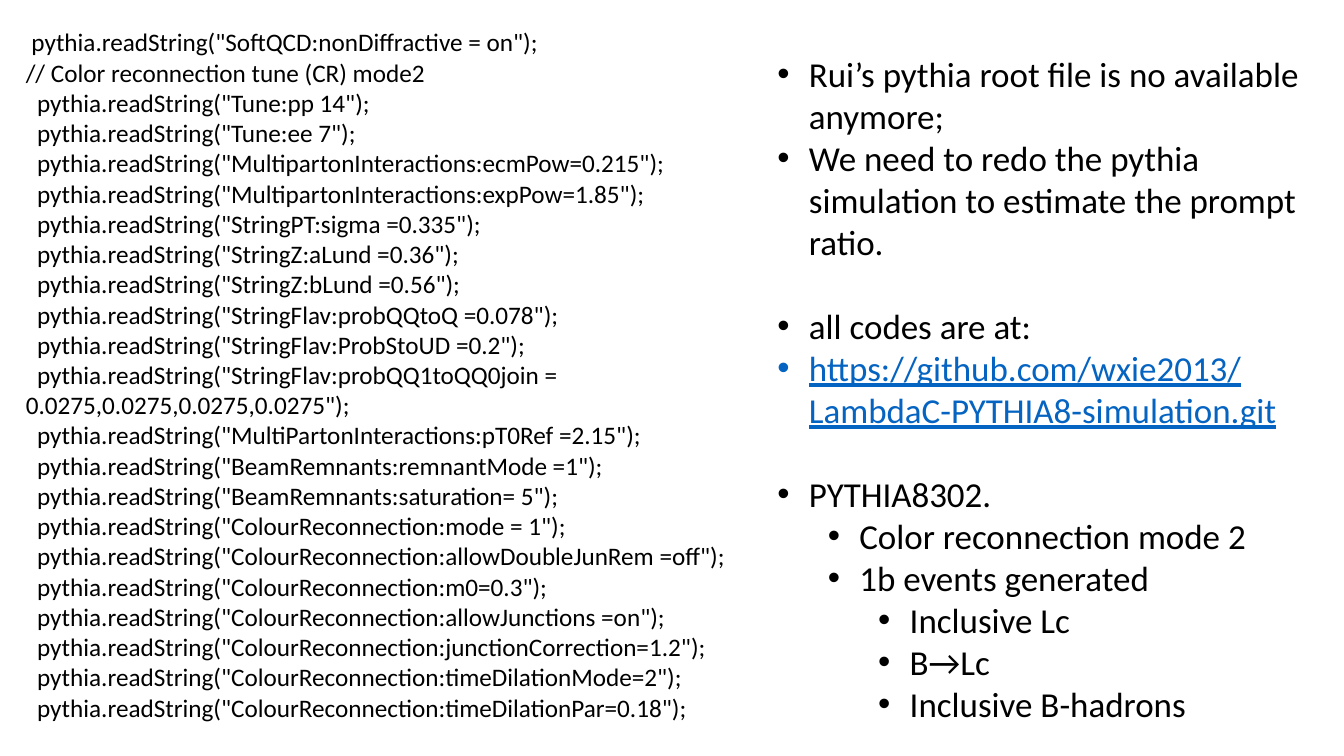
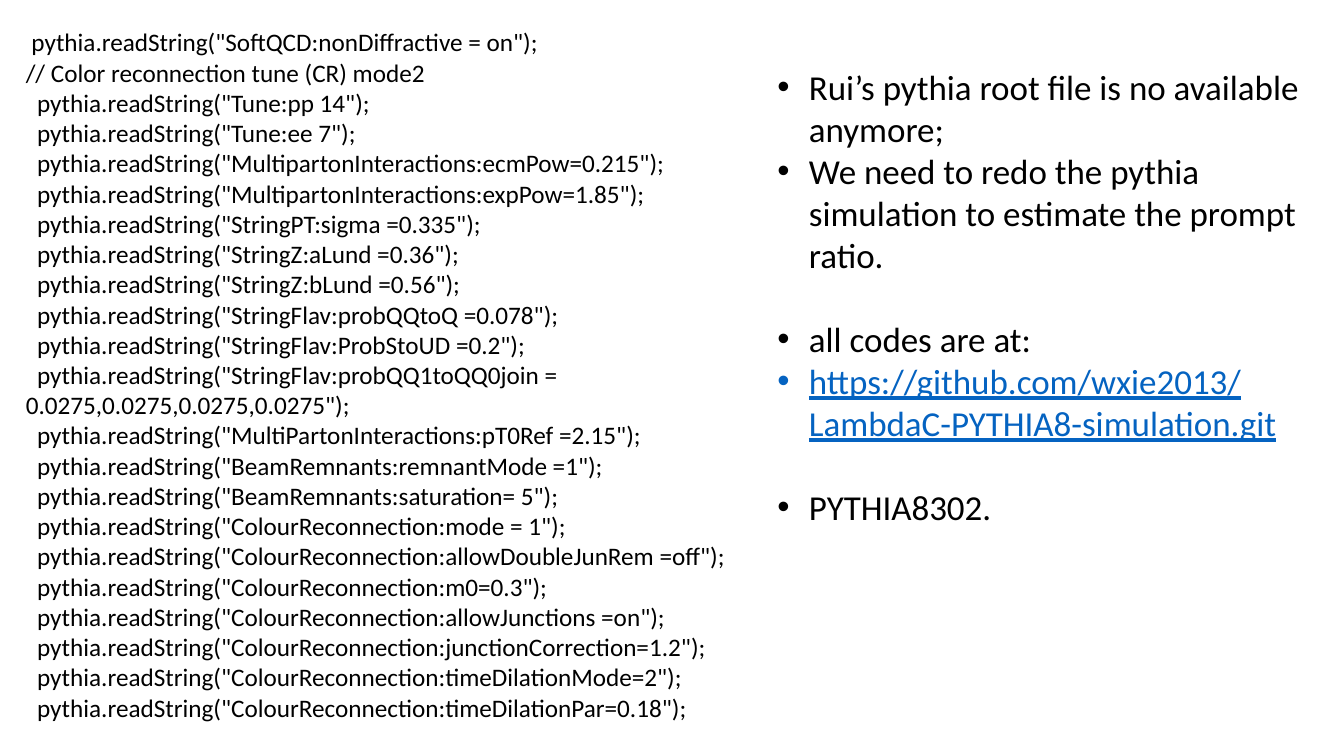
Before and after one commit to wxie2013/LambdaC-PYTHIA8-simulation, a slide deck: slide 7 of macro_ARC_meeting/Lc_prompt_ratio.pptx (slide 1 before the commit). Drawn at 1344x756 pixels with LibreOffice and Linux fonts; fonts in the diff are those of the drawing. Boxes give left, top, right and bottom in pixels: in the first picture for what was removed or moved away, otherwise in the second. Text is boxed around its words. In the diff, an @@ line names an element or a change of style, - is before the commit and + after.

```diff
--- a/macro_ARC_meeting/Lc_prompt_ratio.pptx
+++ b/macro_ARC_meeting/Lc_prompt_ratio.pptx
@@ text "Rui’s pythia root file is ..." moved from (x1=809, y1=62, x2=1299, y2=718) to (x1=809, y1=75, x2=1299, y2=521) @@
@@ text at (x1=859, y1=524, x2=1246, y2=718): paragraphs removed @@
-  • Color reconnection mode 2
-  • 1b events generated
-    • Inclusive Lc
-    • B→Lc
-    • Inclusive B-hadrons
```
Also in this commit, not shown: 2 other slides changed, 4 slides added, 1 slide removed, 1 other file.
